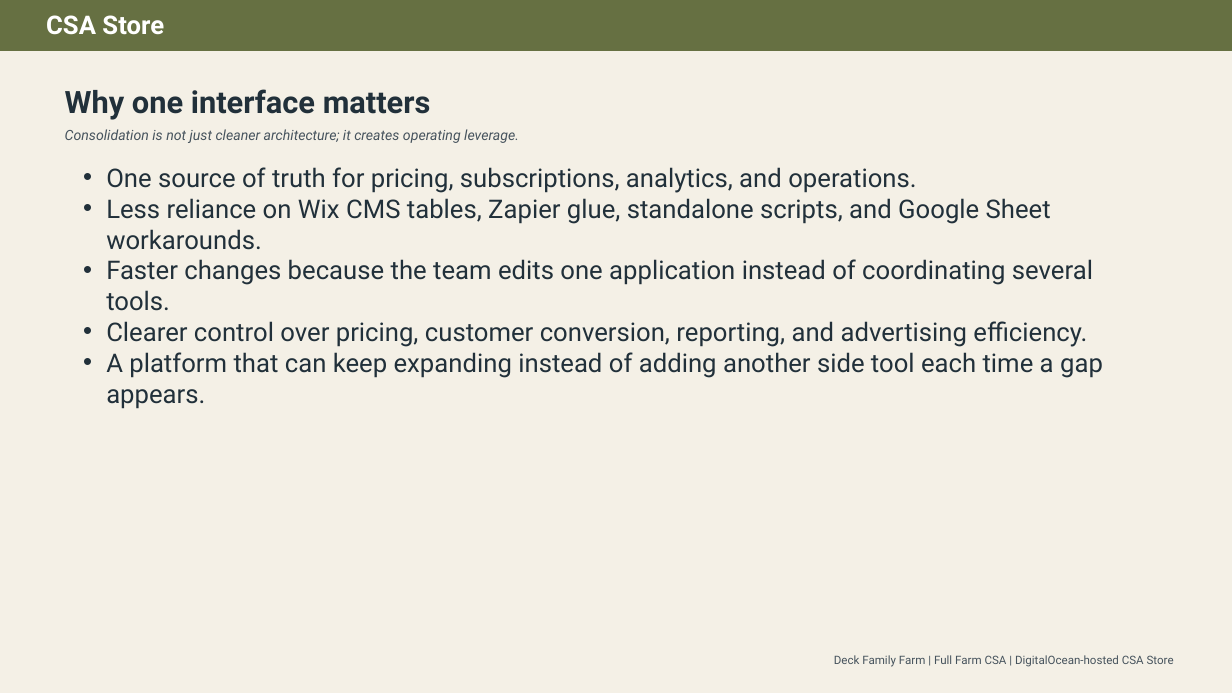
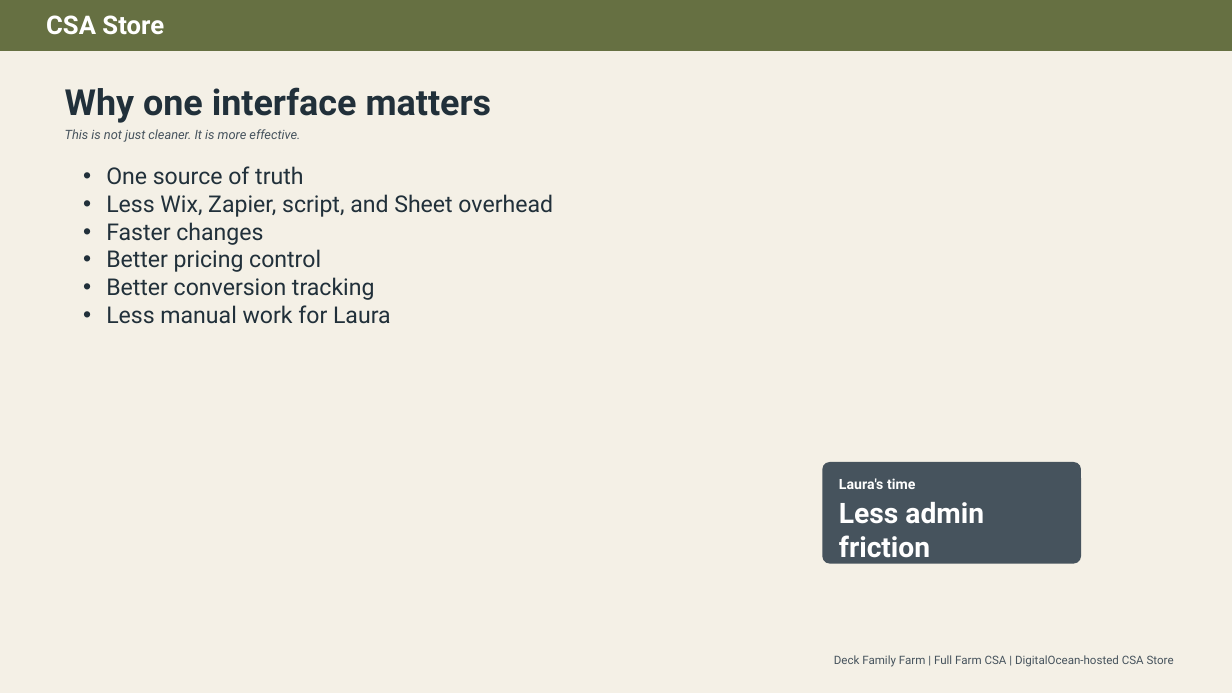
Before and after one commit to deckfamilyfarm/csa-store, a slide deck: slide 4 of docs/csa_store_application_overview_deck.pptx. Drawn at 1232x693 pixels with LibreOffice and Linux fonts; fonts in the diff are those of the drawing. Boxes give left, top, right and bottom in pixels: in the first picture for what was removed or moved away, otherwise in the second. Text is boxed around its words. In the diff, an @@ line names an element or a change of style, - is before the commit and + after.

```diff
--- a/docs/csa_store_application_overview_deck.pptx
+++ b/docs/csa_store_application_overview_deck.pptx
@@ text "Why one interface matters" at [65, 87, 492, 123]: size 24 to 28 pt @@
@@ text at [65, 129, 300, 142]: text changed; size 11 to 10 pt @@
-Consolidation is not just cleaner architecture; it creates operating leverage.
+This is not just cleaner. It is more effective.
@@ text at [106, 166, 553, 324]: text changed; size 20 to 18 pt @@
-• One source of truth for pricing, subscriptions, analytics, and operations.
-• Less reliance on Wix CMS tables, Zapier glue, standalone scripts, and Google Sheet workarounds.
-• Faster changes because the team edits one application instead of coordinating several tools.
-• Clearer control over pricing, customer conversion, reporting, and advertising efficiency.
-• A platform that can keep expanding instead of adding another side tool each time a gap appears.
+• One source of truth
+• Less Wix, Zapier, script, and Sheet overhead
+• Faster changes
+• Better pricing control
+• Better conversion tracking
+• Less manual work for Laura
@@ rounded rectangle added at [823, 462, 1081, 564], fill #46535D @@
@@ text added at [839, 478, 915, 489], 11 pt, text #FFFFFF, bold @@
+Laura's time
@@ text added at [839, 502, 984, 564], 22 pt, text #FFFFFF, bold @@
+Less admin friction
```
Also in this commit, not shown: 10 other slides changed, 1 other file.
